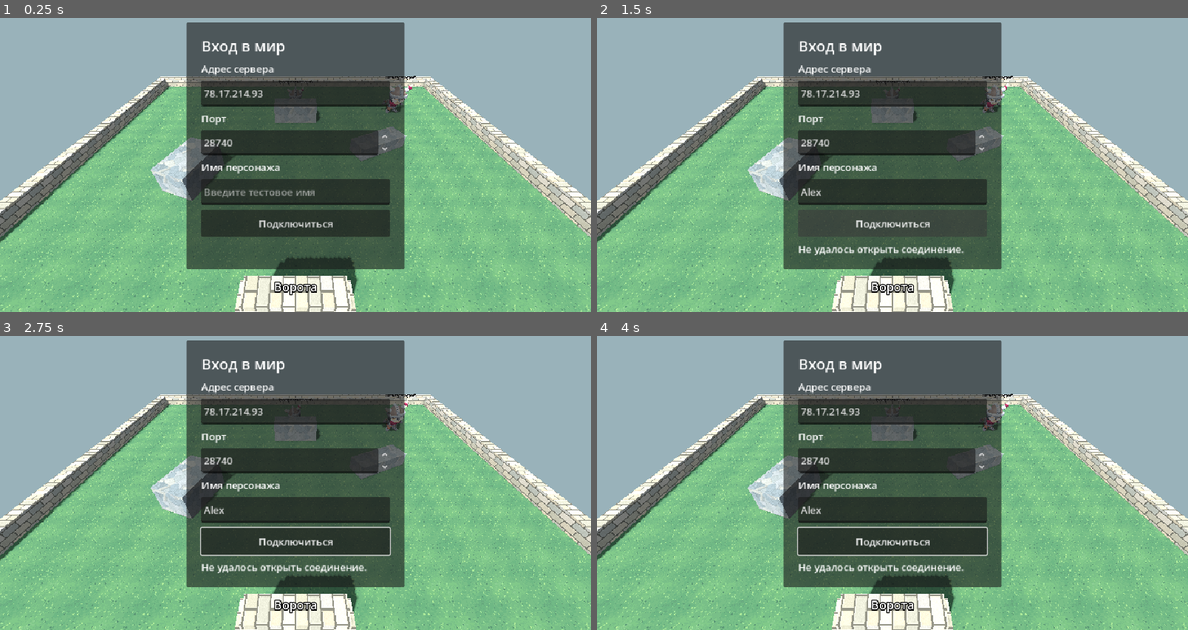
Above: before the commit, frames 1-4 (two rows, left to right).
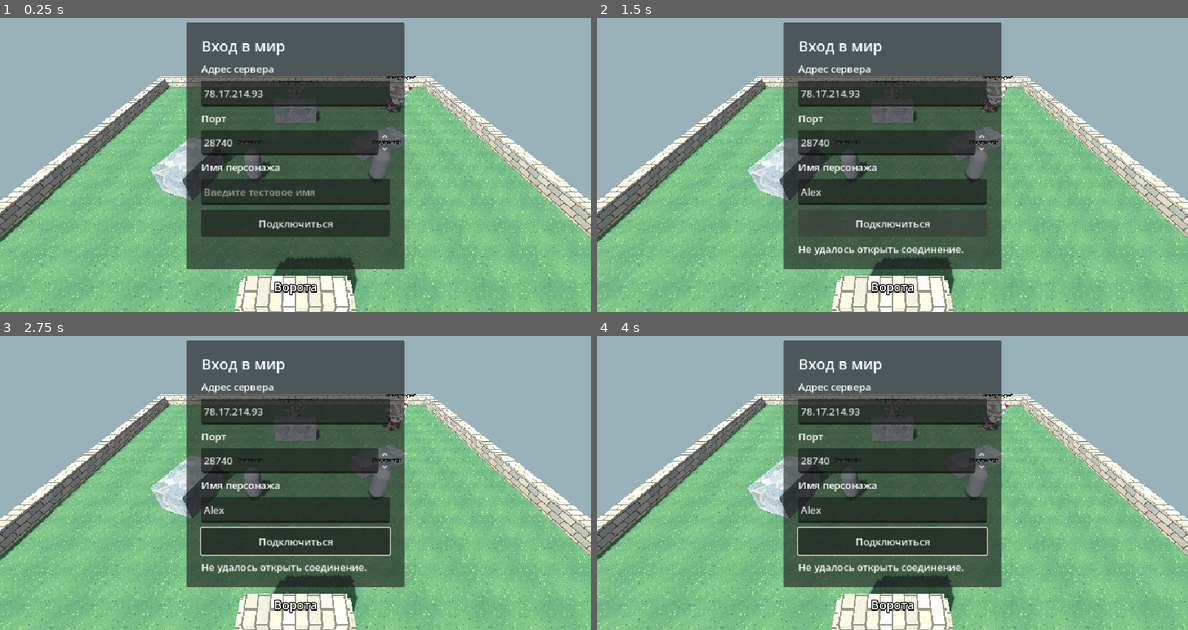
Above: after the commit, the same moments.

Repository: maillunex-lang/LunexAutoRpg
Game: Godot game, scene res://game/network/online_world.tscn
Same seed, same stepped clock (60 frames per second), same inputs: the game is played once before the commit and once after it.
Inputs (mouse positions are in pixels of both pictures, inside the frame that each line leads up to):
- Up to frame 1 (0.25 s): no input
- Up to frame 2 (1.5 s): click (892, 191) at 0.52 s; type "Alex" at 0.6 s; click "Подключиться" at 1.25 s
- Up to frame 3 (2.75 s): tap Enter at 2 s; move the mouse to (425, 447) at 2.02 s; hold Right (ui_right) from 2.03 s (still down); click (425, 447) at 2.17 s
- Up to frame 4 (4 s): release Right (ui_right) at 2.75 s; tap Space at 2.75 s; drag from (774, 480) to (862, 530) at 2.77 s; tap Enter at 3.5 s; move the mouse to (951, 391) at 3.52 s; hold Right (ui_right) from 3.53 s (still down)

The runs differ from the first frame. In frame 1, 0.5% of the frame differs, in the area x 40-68%, y 41-100%; in frame 2, 0.5%; in frame 3, 0.5%; in frame 4, 0.5%.

Commit message:
Implement stage 7.6.1 editable NPC interactions and tests

Diff:
--- a/game/network/online_world.gd
+++ b/game/network/online_world.gd
@@ -3,6 +3,7 @@
 const PLAYER_SCENE := preload("res://game/network/network_player.tscn")
 const DEFAULT_PORT := 28740
 const MAX_PLAYERS := 16
+const NPC_DISTANCE := 2.5
 const INPUT_INTERVAL := 0.05
 const PROFILE_PATH := "user://test_profile.cfg"
 const DEFAULT_DATABASE := "user://progress.sqlite"
@@ -14,6 +15,7 @@
 @export_range(1, 100000) var level_two_experience := 50
 
 @onready var players: Node3D = $Players
+@onready var npcs: Node3D = $NPCs
 @onready var spawner: MultiplayerSpawner = $PlayerSpawner
 @onready var camera: LunexFollowCamera = $FollowCamera
 @onready var joystick: LunexVirtualJoystick = $HUD/VirtualJoystick
@@ -67,6 +69,7 @@
 	progress_hud.accept_requested.connect(func() -> void: _accept_quest.rpc_id(1, progress_hud.selected_quest))
 	progress_hud.equip_requested.connect(func() -> void: _equip_reward.rpc_id(1, progress_hud.selected_quest))
 	chat.message_requested.connect(func(message: String) -> void: _send_chat.rpc_id(1, message))
+	zone_hud.npc_requested.connect(func(npc_id: String) -> void: _request_npc.rpc_id(1, npc_id))
 	zone_hud.travel_requested.connect(func() -> void: _request_travel.rpc_id(1, combat.zone_id))
 	screen.connect_requested.connect(_connect_client)
 	screen.disconnect_requested.connect(func() -> void: _close_client("Вы вышли из мира."))
@@ -137,6 +140,7 @@
 	combat.selected = false
 	combat.target_index = 0
 	zone_hud.hide()
+	zone_hud.npc_interact.hide()
 	_show_zone(0)
 	chat.hide()
 	chat.reset()
@@ -233,6 +237,18 @@
 		return
 	combat.refresh(_local_player)
 	zone_hud.travel.visible = _local_player.health > 0 and _local_player.global_position.distance_to(gates[_local_player.zone_id].global_position) <= gate_distance
+	var nearest: LunexNpcActor = null
+	for candidate in npcs.get_children():
+		var npc := candidate as LunexNpcActor
+		if npc.zone_id != _local_player.zone_id:
+			continue
+		if _local_player.global_position.distance_to(npc.global_position) <= NPC_DISTANCE:
+			nearest = npc
+			break
+	zone_hud.npc_interact.visible = nearest != null and _local_player.health > 0
+	if nearest != null:
+		zone_hud.selected_npc_id = nearest.npc_id
+		zone_hud.npc_interact.text = "Поговорить: " + nearest.display_name
 	_input_elapsed += delta
 	if _input_elapsed < INPUT_INTERVAL:
 		return
@@ -435,10 +451,31 @@
 	chat.reset()
 	_show_zone(next)
 
+@rpc("any_peer", "call_remote", "reliable")
+func _request_npc(npc_id: String) -> void:
+	var player := _sender_player()
+	if player == null or player.health <= 0 or npc_id.length() > 32:
+		return
+	for candidate in npcs.get_children():
+		var npc := candidate as LunexNpcActor
+		if npc.npc_id != npc_id:
+			continue
+		if npc.zone_id != player.zone_id or player.global_position.distance_to(npc.global_position) > NPC_DISTANCE:
+			_npc_notice.rpc_id(player.peer_id, "Подойдите к персонажу.")
+			return
+		_npc_notice.rpc_id(player.peer_id, npc.display_name + ": Рад встрече, путник.")
+		return
+
+@rpc("authority", "call_remote", "reliable")
+func _npc_notice(message: String) -> void:
+	zone_hud.show_notice(message)
+
 func _show_zone(zone_id: int) -> void:
 	combat.enter_zone(zone_id, 0 if zone_id == 0 else 2)
 	for target in targets:
 		target.visible = target.zone_id == zone_id
+	for npc in npcs.get_children():
+		npc.visible = npc.zone_id == zone_id
 	zone_hud.location.text = courtyard_name if zone_id == 0 else passage_name
 	zone_hud.travel.text = "Войти в проход" if zone_id == 0 else "Вернуться во двор"
 	zone_hud.notice.hide()
--- a/game/network/online_world.tscn
+++ b/game/network/online_world.tscn
@@ -26,6 +26,8 @@
 [ext_resource type="PackedScene" path="res://game/zones/zone_gate.tscn" id="18"]
 [ext_resource type="PackedScene" path="res://game/zones/zone_hud.tscn" id="19"]
 [ext_resource type="Resource" path="res://game/progression/pass_reward.tres" id="20"]
+
+[ext_resource type="PackedScene" path="res://game/npc/npc_actor.tscn" id="21"]
 
 [node name="OnlineWorld" type="Node3D"]
 script = ExtResource("1")
@@ -68,6 +70,26 @@
 max_health = 100
 respawn_delay = 7.0
 
+[node name="NPCs" type="Node3D" parent="."]
+
+[node name="Mentor" parent="NPCs" instance=ExtResource("21")]
+position = Vector3(-2, 0, 1.5)
+npc_id = "mentor"
+display_name = "Наставник"
+zone_id = 0
+
+[node name="Quartermaster" parent="NPCs" instance=ExtResource("21")]
+position = Vector3(4, 0, 1.5)
+npc_id = "quartermaster"
+display_name = "Кладовщик"
+zone_id = 0
+
+[node name="Scout" parent="NPCs" instance=ExtResource("21")]
+position = Vector3(43, 0, 2.0)
+npc_id = "scout"
+display_name = "Разведчик"
+zone_id = 1
+
 [node name="Players" type="Node3D" parent="."]
 
 [node name="PlayerSpawner" type="MultiplayerSpawner" parent="."]
--- /dev/null
+++ b/game/npc/npc_actor.gd
@@ -0,0 +1,10 @@
+@tool
+class_name LunexNpcActor
+extends Node3D
+
+@export var npc_id := "mentor"
+@export var display_name := "Наставник"
+@export_range(0, 1) var zone_id := 0
+
+func _ready() -> void:
+    $Name.text = display_name
--- /dev/null
+++ b/game/npc/npc_actor.tscn
@@ -0,0 +1,21 @@
+[gd_scene load_steps=3 format=3]
+
+[ext_resource type="Script" path="res://game/npc/npc_actor.gd" id="1"]
+
+[sub_resource type="CapsuleMesh" id="Body"]
+radius = 0.38
+height = 1.7
+
+[node name="NPC" type="Node3D"]
+script = ExtResource("1")
+
+[node name="Body" type="MeshInstance3D" parent="."]
+position = Vector3(0, 0.85, 0)
+mesh = SubResource("Body")
+
+[node name="Name" type="Label3D" parent="."]
+position = Vector3(0, 2.2, 0)
+billboard = 1
+pixel_size = 0.006
+font_size = 36
+text = "Наставник"
--- a/game/zones/zone_hud.gd
+++ b/game/zones/zone_hud.gd
@@ -2,12 +2,16 @@
 extends Control
 
 signal travel_requested
+signal npc_requested(npc_id: String)
+var selected_npc_id := ""
+@onready var npc_interact: Button = %NpcInteract
 
 @onready var location: Label = %Location
 @onready var travel: Button = %Travel
 @onready var notice: Label = %Notice
 
 func _ready() -> void:
+	npc_interact.pressed.connect(func() -> void: npc_requested.emit(selected_npc_id))
 	travel.pressed.connect(func() -> void: travel_requested.emit())
 	%NoticeTimer.timeout.connect(notice.hide)
 
--- a/game/zones/zone_hud.tscn
+++ b/game/zones/zone_hud.tscn
@@ -55,3 +55,16 @@
 unique_name_in_owner = true
 wait_time = 3.0
 one_shot = true
+
+[node name="NpcInteract" type="Button" parent="."]
+unique_name_in_owner = true
+visible = false
+anchor_left = 0.5
+anchor_right = 0.5
+anchor_top = 1.0
+anchor_bottom = 1.0
+offset_left = -130.0
+offset_right = 130.0
+offset_top = -132.0
+offset_bottom = -88.0
+text = "Поговорить"
--- /dev/null
+++ b/tests/stage76_smoke.gd
@@ -0,0 +1,29 @@
+extends "res://tests/stage02_smoke.gd"
+
+func _run() -> void:
+    var args := OS.get_cmdline_user_args()
+    var first := _client("First")
+    var second := _client("Second")
+    _join(first, args[0], args[1].to_int(), "First")
+    _join(second, args[0], args[1].to_int(), "Second")
+    if not await _expect("two clients join and NPCs are editable instances", func() -> bool:
+        return first.players.get_child_count() == 2 and second.players.get_child_count() == 2 and first.npcs.get_child_count() == 3
+    ):
+        return
+    first._request_npc.rpc_id(1, "mentor")
+    if not await _expect("nearby NPC interaction reaches only the requesting client", func() -> bool:
+        return first.zone_hud.notice.visible and first.zone_hud.notice.text.contains("Наставник") and not second.zone_hud.notice.visible
+    ):
+        return
+    first.zone_hud.notice.hide()
+    first._request_npc.rpc_id(1, "scout")
+    if not await _expect("cross-zone NPC interaction is denied", func() -> bool:
+        return first.zone_hud.notice.visible and first.zone_hud.notice.text.contains("Подойдите")
+    ):
+        return
+    second._request_npc.rpc_id(1, "mentor")
+    if not await _expect("second profile independently interacts with NPC", func() -> bool:
+        return second.zone_hud.notice.visible and second.zone_hud.notice.text.contains("Наставник")
+    ):
+        return
+    quit()
Not shown: 1 places in game/network/online_world.tscn that only renumber resources
Not shown, added: game/npc/npc_actor.gd.uid
Not shown, changed: ROADMAP.md
Not shown, added: STAGE-07-06.md
Not shown, added: tests/run_stage76.sh
